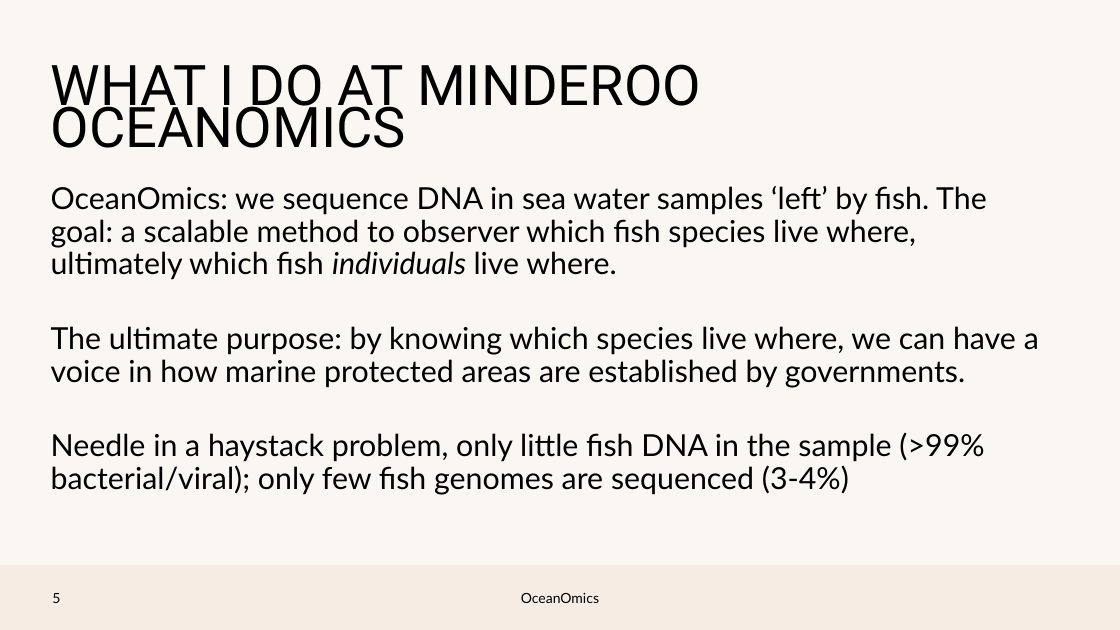
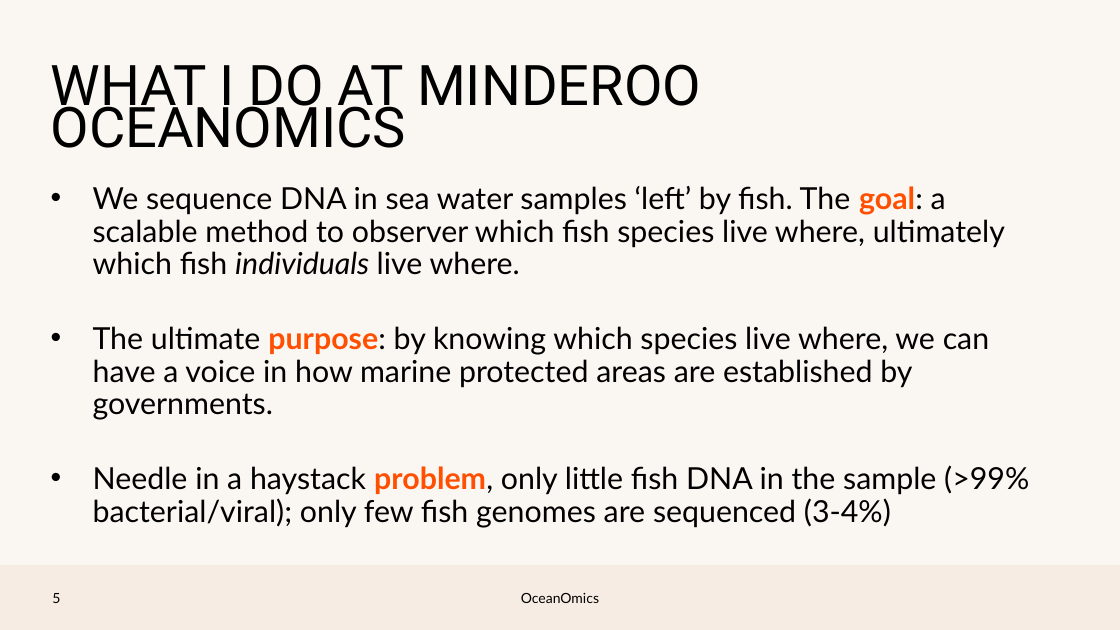
Before and after one commit to pmlg/June2023_LLM_repo, a slide deck: slide 4 of PMLG talk.pptx. Drawn at 1120x630 pixels with LibreOffice and Linux fonts; fonts in the diff are those of the drawing; background and template pictures are left out. Boxes give left, top, right and bottom in pixels: in the first picture for what was removed or moved away, otherwise in the second. Text is boxed around its words. In the diff, an @@ line names an element or a change of style, - is before the commit and + after.

```diff
--- a/PMLG talk.pptx
+++ b/PMLG talk.pptx
@@ text at [93,186,1005,275]: text changed @@
-OceanOmics: we sequence DNA in sea water samples ‘left’ by fish. The goal: a scalable method to observer which fish species live where, ultimately which fish individuals live where.
+• We sequence DNA in sea water samples ‘left’ by fish. The goal: a scalable method to observer which fish species live where, ultimately which fish individuals live where.
@@ text at [93,326,1029,527]: text colour #000000 to #FF4F01, bold on in "purpose:", "problem,"; bullet none to • @@
```
Also in this commit, not shown: 13 other slides changed, 1 slide added.
